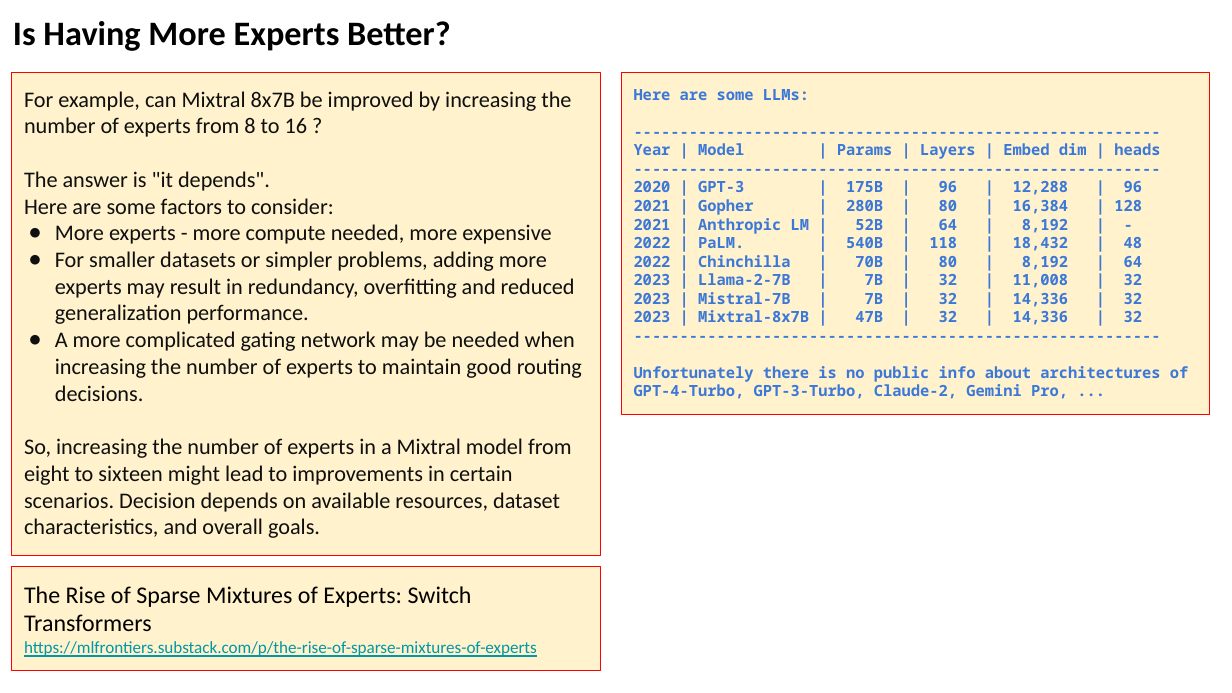
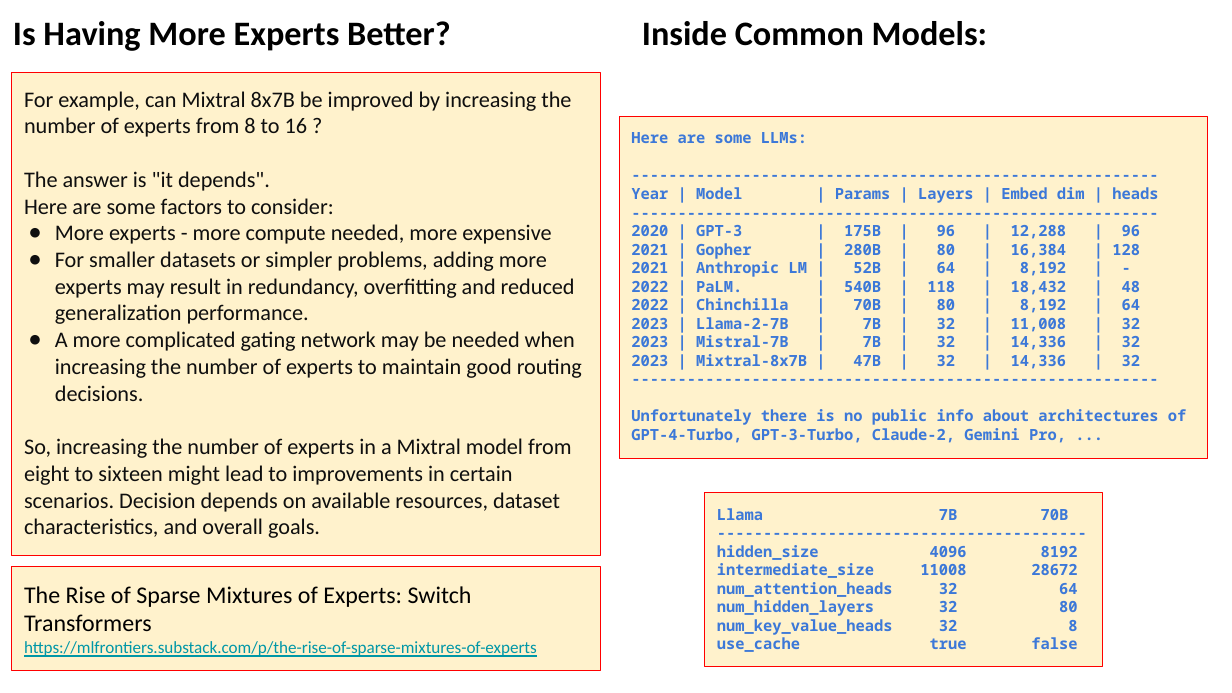
Before and after one commit to lselector/seminar, a slide deck: slide 22 of 2024/2024-01-19-AI-Updates.pptx. Drawn at 1232x693 pixels with LibreOffice and Linux fonts; fonts in the diff are those of the drawing. Boxes give left, top, right and bottom in pixels: in the first picture for what was removed or moved away, otherwise in the second. Text is boxed around its words. In the diff, an @@ line names an element or a change of style, - is before the commit and + after.

Commit message:
update

```diff
--- a/2024/2024-01-19-AI-Updates.pptx
+++ b/2024/2024-01-19-AI-Updates.pptx
@@ text added at box(642, 21, 988, 46), 20 pt, text #000000, bold @@
+Inside Common Models:
@@ rectangle "Here are some LLMs:": place and size @@
-rectangle "Here are some LLMs:" at box(621, 73, 1210, 415)
+rectangle "Here are some LLMs:" at box(620, 116, 1209, 458)
@@ rectangle added at box(705, 493, 1103, 667), fill #FFF2CC, outline #FF0000 0.75 pt, 9 pt, text #3C78D8, bold @@
+Llama 7B 70B
+----------------------------------------
+hidden_size 4096 8192
+intermediate_size 11008 28672
+num_attention_heads 32 64
+num_hidden_layers 32 80
+num_key_value_heads 32 8
+use_cache true false
```
